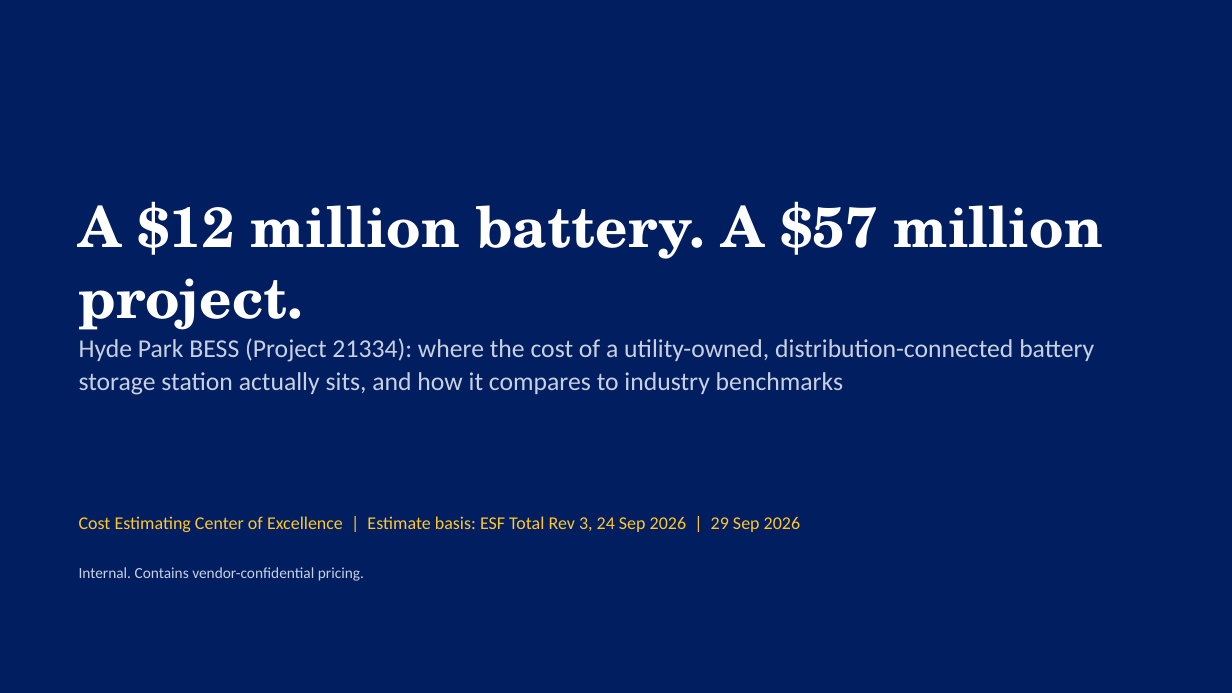
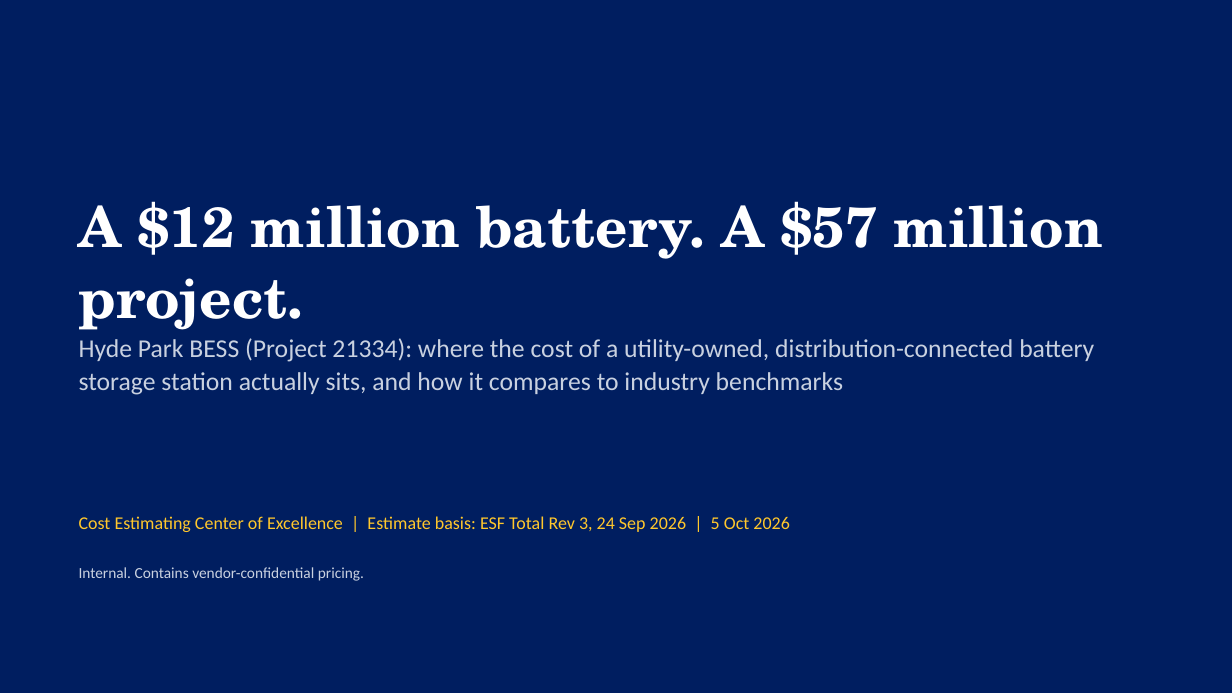
Before and after one commit to gbassaragh/BESS, a slide deck: slide 1 of Hyde Park BESS/6) Cost Analysis Deliverables/Hyde Park BESS - Cost Analysis Deck.pptx. Drawn at 1232x693 pixels with LibreOffice and Linux fonts; fonts in the diff are those of the drawing. Boxes give left, top, right and bottom in pixels: in the first picture for what was removed or moved away, otherwise in the second. Text is boxed around its words. In the diff, an @@ line names an element or a change of style, - is before the commit and + after.

```diff
--- a/Hyde Park BESS/6) Cost Analysis Deliverables/Hyde Park BESS - Cost Analysis Deck.pptx
+++ b/Hyde Park BESS/6) Cost Analysis Deliverables/Hyde Park BESS - Cost Analysis Deck.pptx
@@ text at <box>79,516,789,532</box>: text changed @@
-Cost Estimating Center of Excellence | Estimate basis: ESF Total Rev 3, 24 Sep 2026 | 29 Sep 2026
+Cost Estimating Center of Excellence | Estimate basis: ESF Total Rev 3, 24 Sep 2026 | 5 Oct 2026
```
Also in this commit, not shown: 4 other slides changed, 2 other files.
